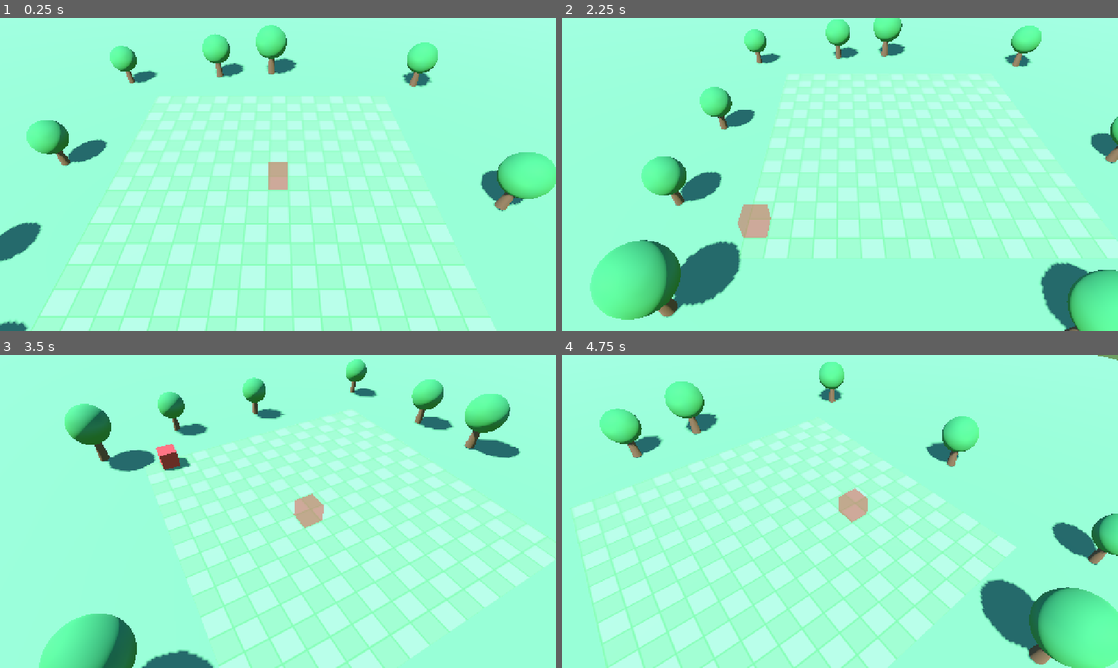
Above: before the commit, frames 1-4 (two rows, left to right).
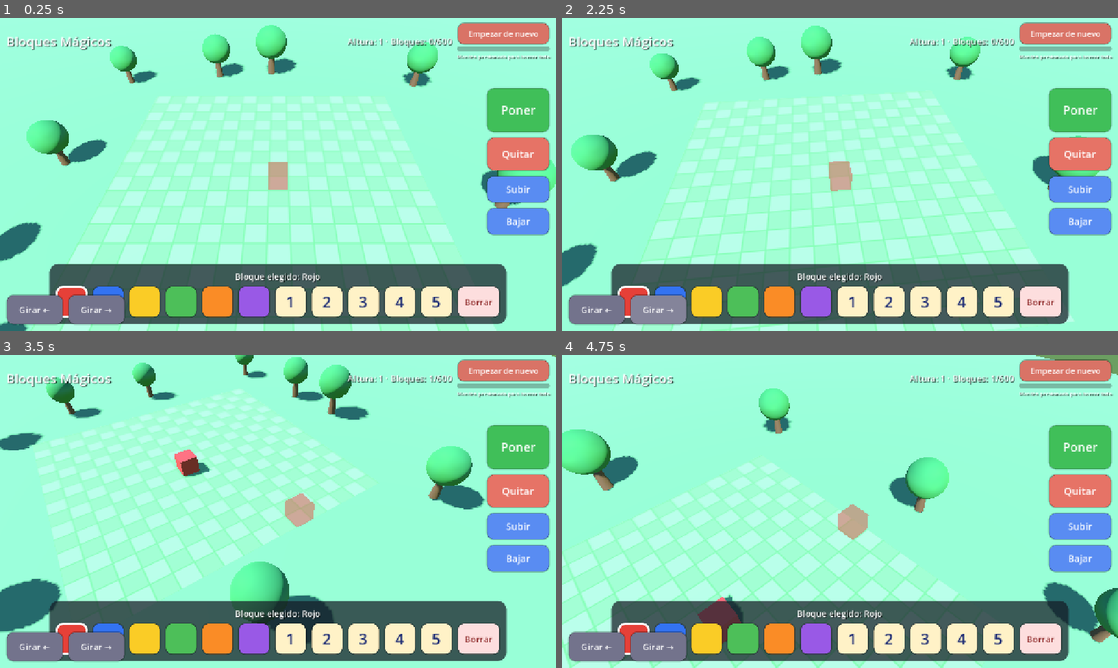
Above: after the commit, the same moments.

Repository: miguelithoruiz1/bloques-magicos
Game: Godot game, scene res://main.tscn
Same seed, same stepped clock (60 frames per second), same inputs: the game is played once before the commit and once after it.
Inputs (mouse positions are in pixels of both pictures, inside the frame that each line leads up to):
- Up to frame 1 (0.25 s): no input
- Up to frame 2 (2.25 s): click (1067, 33) at 0.5 s, where only the run after the commit has a clickable "Empezar de nuevo"; click (1067, 33) at 1.25 s, where only the run after the commit has a clickable "Empezar de nuevo"; click (634, 302) at 2.02 s
- Up to frame 3 (3.5 s): tap Enter at 2.75 s; move the mouse to (400, 495) at 2.77 s; hold Right (move_right) from 2.78 s (still down); hold Z (camera_left) from 2.78 s (still down); click (400, 495) at 2.92 s
- Up to frame 4 (4.75 s): release Right (move_right) at 3.5 s; release Z (camera_left) at 3.5 s; drag from (728, 527) to (812, 574) at 3.52 s; move the mouse to (895, 442) at 4.27 s; hold Right (move_right) from 4.28 s (still down); tap Q (cursor_down_level) at 4.35 s

The runs differ from the first frame. In frame 1, 24% of the frame differs, in the area x 1-99%, y 1-99%; in frame 2, 46%; in frame 3, 50%, in the area x 0-100%, y 0-100%; in frame 4, 43%.
Error before the commit: Parse Error: Cannot find member "PRESET_CENTER_WIDE" in base "Control". (res://scripts/palette_ui.gd:174)

Commit message:
Fix exportación Android: ETC2/ASTC en project.godot y PRESET_HCENTER_WIDE en palette_ui (verificado local: APK generado y firmado)

Diff:
--- a/project.godot
+++ b/project.godot
@@ -108,6 +108,7 @@
 
 [rendering]
 
+textures/vram_compression/import_etc2_astc=true
 renderer/rendering_method="gl_compatibility"
 renderer/rendering_method.mobile="gl_compatibility"
 environment/defaults/default_clear_color=Color(0.53, 0.78, 0.95, 1)
--- a/scripts/palette_ui.gd
+++ b/scripts/palette_ui.gd
@@ -171,7 +171,7 @@
 
 func _build_message_label(root: Control) -> void:
 	_message_label = Label.new()
-	_message_label.set_anchors_preset(Control.PRESET_CENTER_WIDE)
+	_message_label.set_anchors_preset(Control.PRESET_HCENTER_WIDE)
 	_message_label.offset_top = -140.0
 	_message_label.offset_bottom = -80.0
 	_message_label.horizontal_alignment = HORIZONTAL_ALIGNMENT_CENTER
